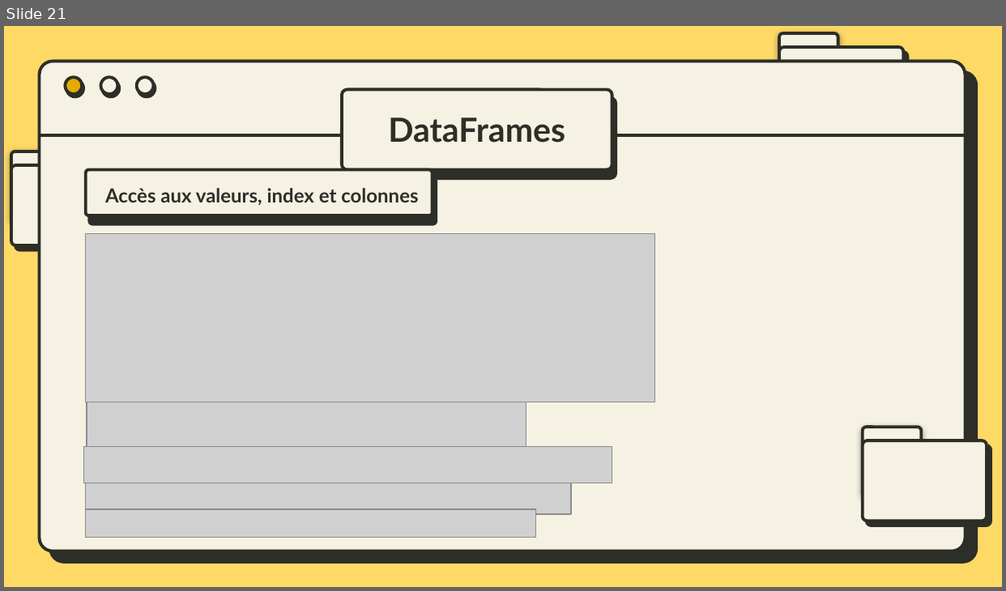
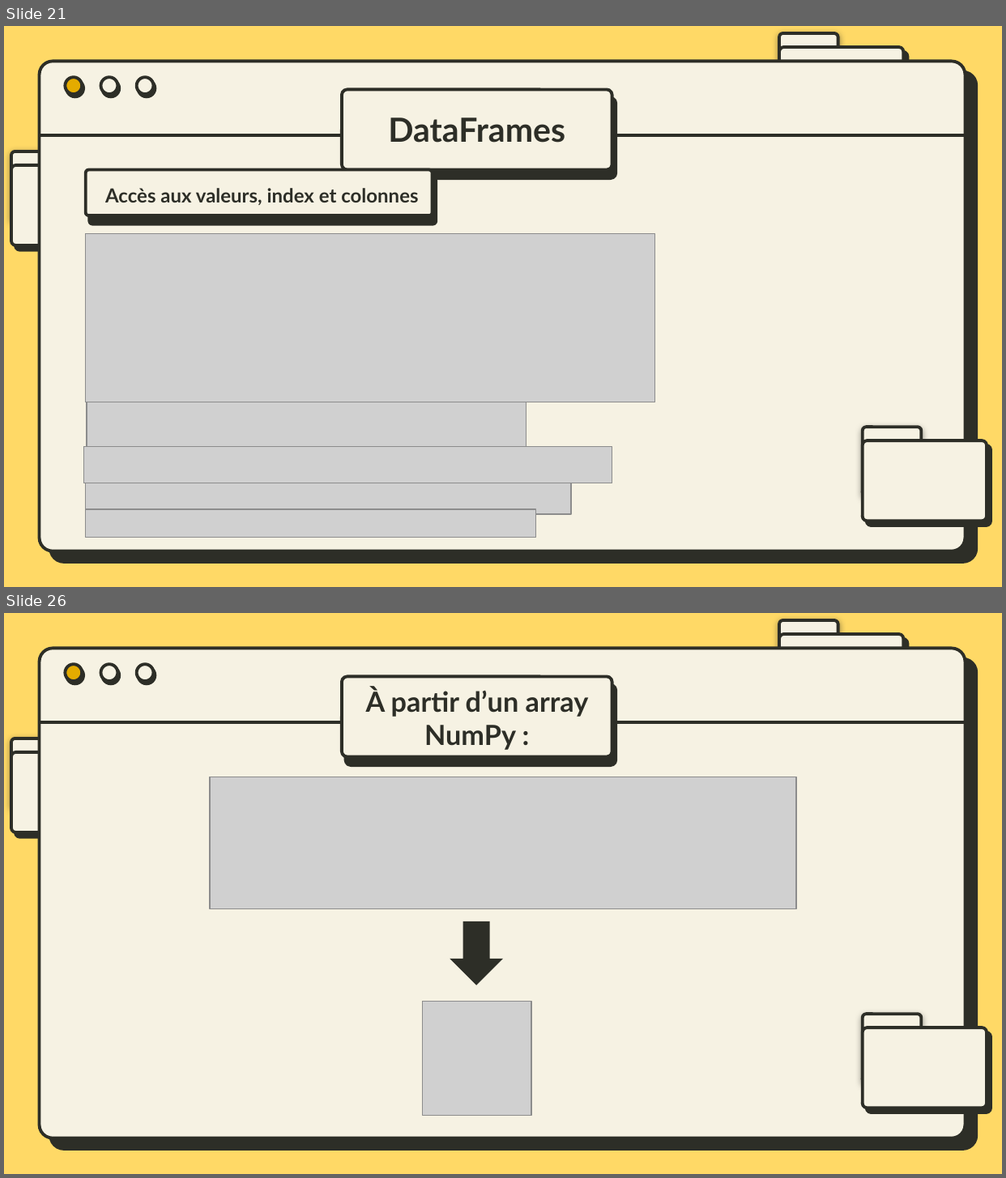
Before and after one commit to bydevmar/Master_MASD_FPO, a slide deck: SEMESTER 1/Modélisation avec Python/M- Pandas/Presentation/Pandas.pptx. Shown one above the other, each under a label of ours: slide 21 before the commit, slides 21 and 26 after it; the slides between them are not shown. The pictures are 1006x591 and 1006x1178 pixels, drawn with LibreOffice and Linux fonts; fonts in the diff are those of the drawing; grey boxes stand for pictures. Boxes give left, top, right and bottom in pixels: in the first picture for what was removed or moved away, otherwise in the second. Text is boxed around its words. In the diff, an @@ line names an element or a change of style, - is before the commit and + after.

```diff
--- a/SEMESTER 1/Modélisation avec Python/M- Pandas/Presentation/Pandas.pptx
+++ b/SEMESTER 1/Modélisation avec Python/M- Pandas/Presentation/Pandas.pptx
@@ slide 26 added at bbox=[4, 613, 1002, 1174], background #FFD966; not listed: 11 template elements that a slide beside it also shows @@
@@ rounded rectangle added at bbox=[341, 677, 612, 756], fill #F6F2E3, outline #2D2E27 2.25 pt @@
@@ text added at bbox=[366, 688, 589, 750], 20 pt, text #2D2E27, bold @@
+À partir d’un array NumPy :
@@ picture added at bbox=[210, 777, 796, 909] @@
@@ down arrow added at bbox=[450, 922, 503, 986], fill #2D2E27 @@
@@ picture added at bbox=[422, 1001, 530, 1116] @@
```
Also in this commit, not shown: 11 other slides added, 6 other files.
